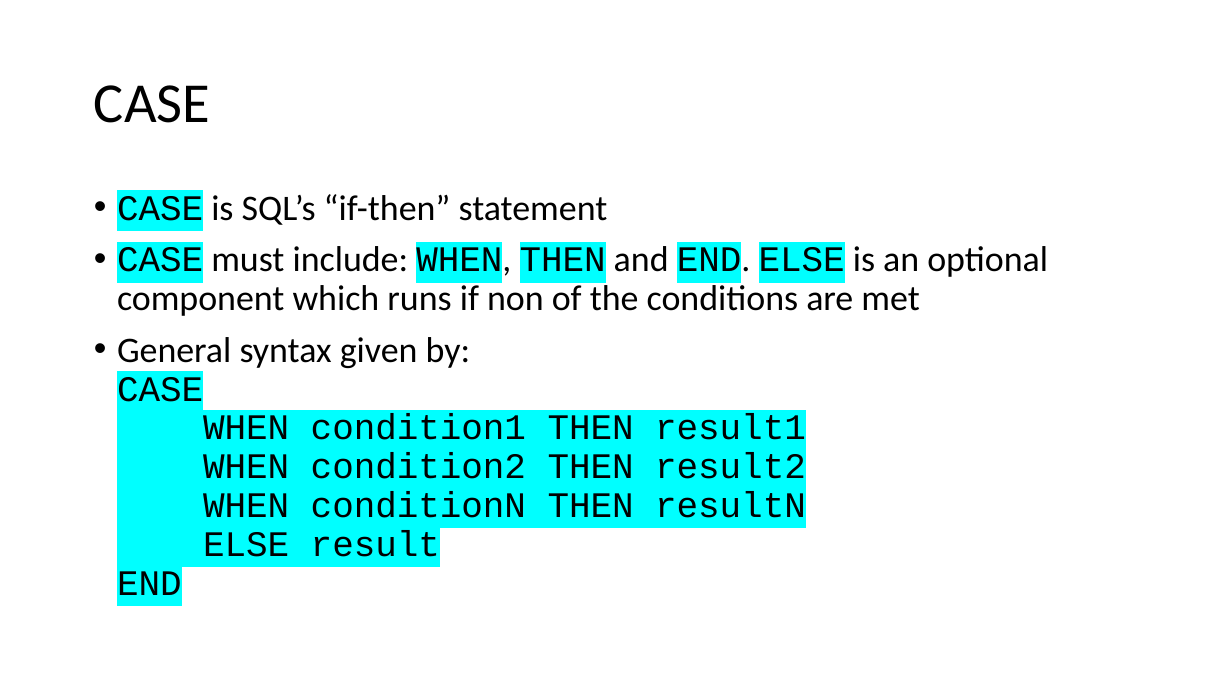
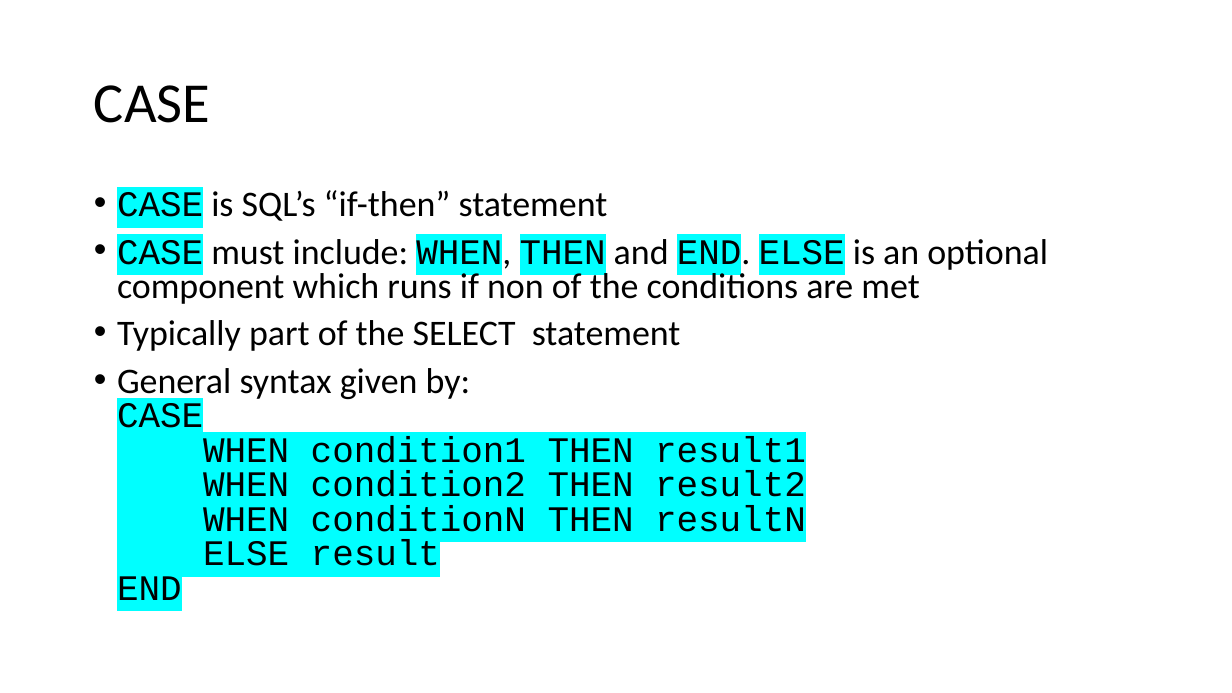
Before and after one commit to vidyasagarbhargava/AiCourse, a slide deck: slide 16 of Chapter 2. Python for Data Scientists/Module 2. SQL/2. SQL Aggregations.pptx. Drawn at 1232x693 pixels with LibreOffice and Linux fonts; fonts in the diff are those of the drawing. Boxes give left, top, right and bottom in pixels: in the first picture for what was removed or moved away, otherwise in the second. Text is boxed around its words. In the diff, an @@ line names an element or a change of style, - is before the commit and + after.

```diff
--- a/Chapter 2. Python for Data Scientists/Module 2. SQL/2. SQL Aggregations.pptx
+++ b/Chapter 2. Python for Data Scientists/Module 2. SQL/2. SQL Aggregations.pptx
@@ text at (117,190,1048,600): line spacing 0.9 to 0.8 @@
@@ text at (117,320,681,351): paragraph added @@
+• Typically part of the SELECT statement
```
Also in this commit, not shown: 4 other slides changed, 4 other files.
